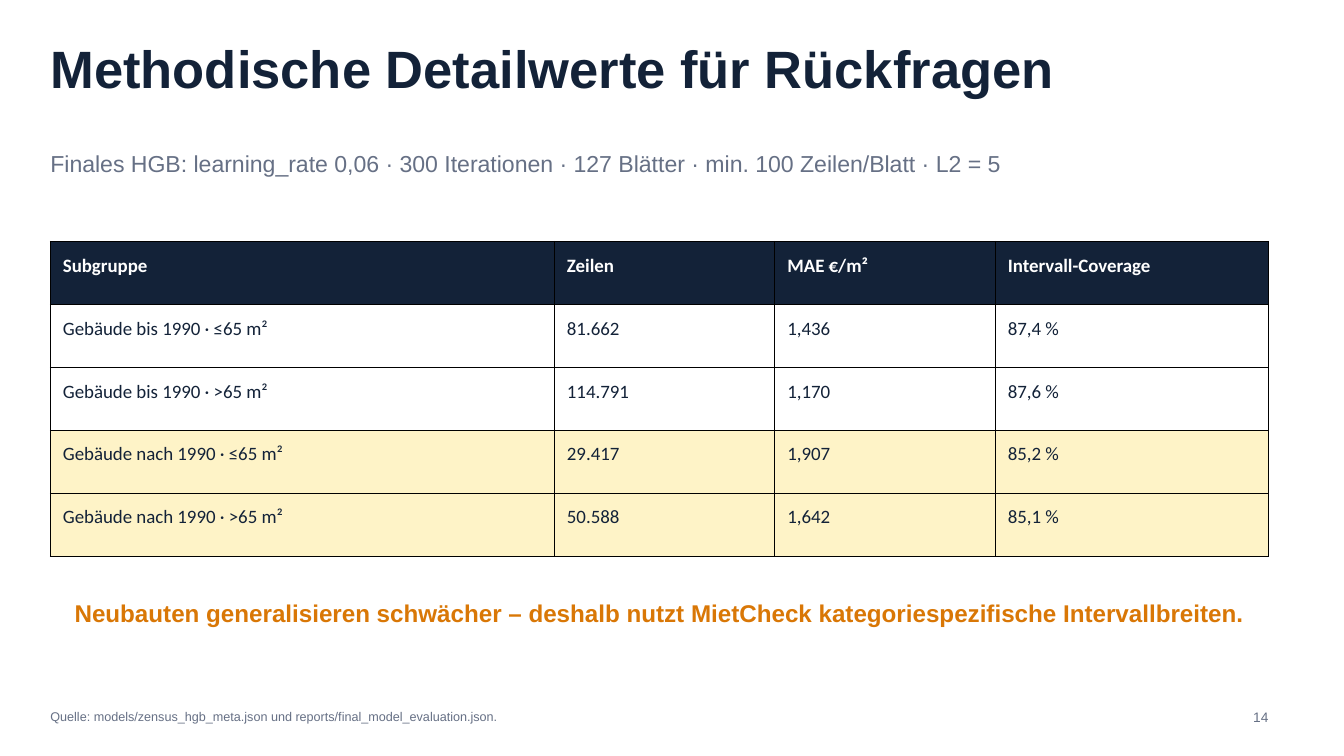
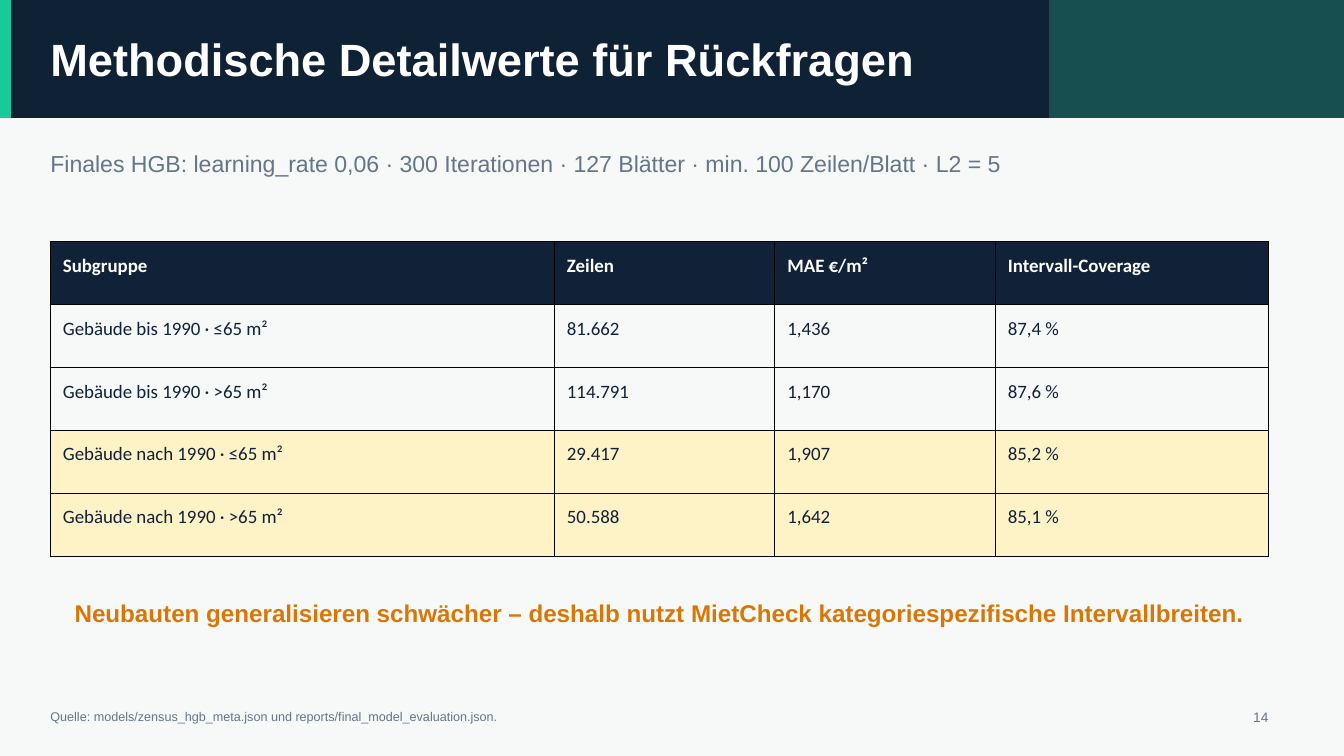
Before and after one commit to neleknaak-31/MietCheck, a slide deck: slide 14 of deliverables/MietCheck_Praesentation.pptx. Drawn at 1344x756 pixels with LibreOffice and Linux fonts; fonts in the diff are those of the drawing. Boxes give left, top, right and bottom in pixels: in the first picture for what was removed or moved away, otherwise in the second. Text is boxed around its words. In the diff, an @@ line names an element or a change of style, - is before the commit and + after.

```diff
--- a/deliverables/MietCheck_Praesentation.pptx
+++ b/deliverables/MietCheck_Praesentation.pptx
@@ background #FFFFFF to #F7F9F8 @@
@@ rectangle added at box(0, 0, 1344, 118), fill #0F2134, outline #0F2134 0 pt @@
@@ rectangle added at box(0, 0, 10, 118), fill #19C99A, outline #19C99A 0 pt @@
@@ rectangle added at box(1051, 0, 1344, 118), fill #174F50, outline #174F50 0 pt @@
@@ text "Methodische Detailwerte für Rückfragen" at box(50, 43, 914, 85): size 37.5 to 32.2 pt, text colour #132238 to #FFFFFF @@
```
Also in this commit, not shown: 13 other slides changed, 16 other files.
